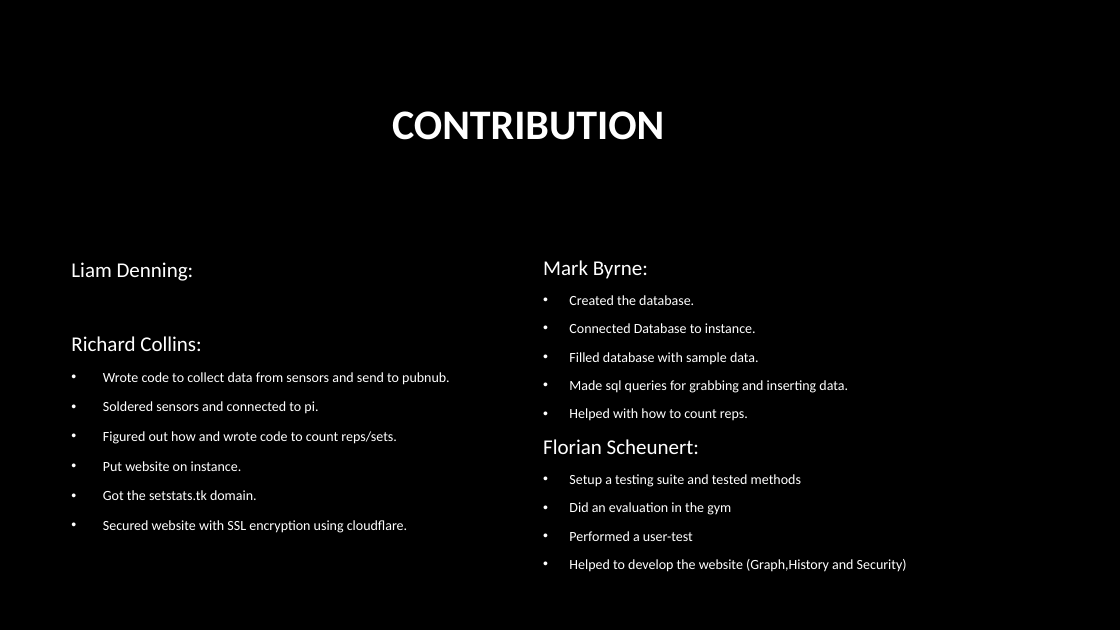
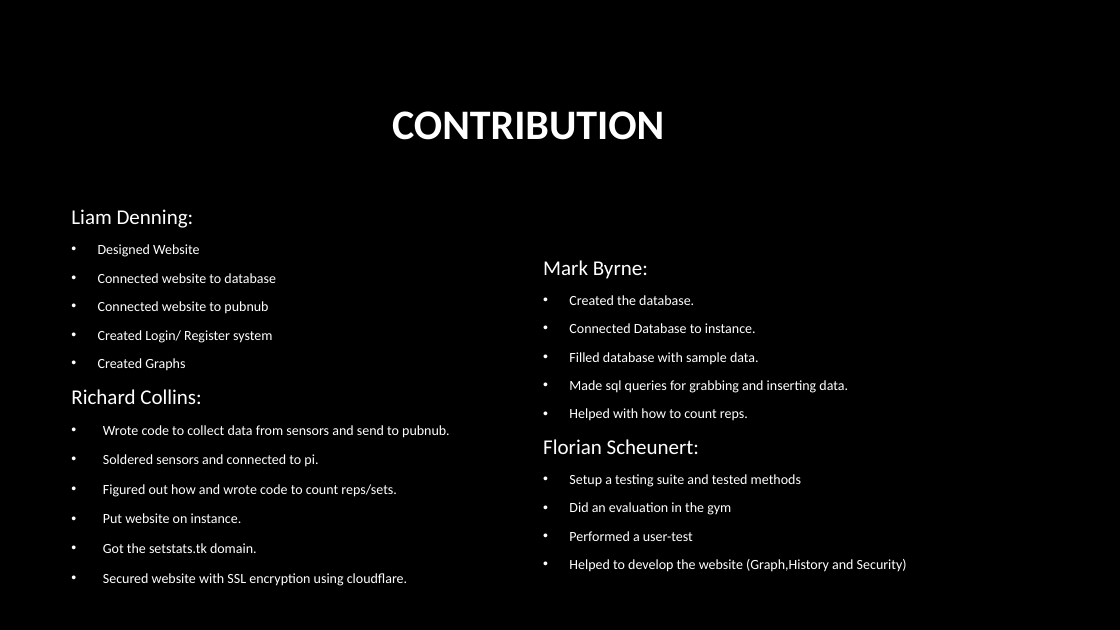
Before and after one commit to MarkByrneDKIT/SetStats, a slide deck: slide 2 of SetStats_finalScreenCast.pptx. Drawn at 1120x630 pixels with LibreOffice and Linux fonts; fonts in the diff are those of the drawing; background and template pictures are left out. Boxes give left, top, right and bottom in pixels: in the first picture for what was removed or moved away, otherwise in the second. Text is boxed around its words. In the diff, an @@ line names an element or a change of style, - is before the commit and + after.

```diff
--- a/SetStats_finalScreenCast.pptx
+++ b/SetStats_finalScreenCast.pptx
@@ text at box(98, 244, 276, 371): paragraphs added @@
+• Designed Website
+• Connected website to database
+• Connected website to pubnub
+• Created Login/ Register system
+• Created Graphs
```
Also in this commit, not shown: 1 other slide changed, 1 slide added.
